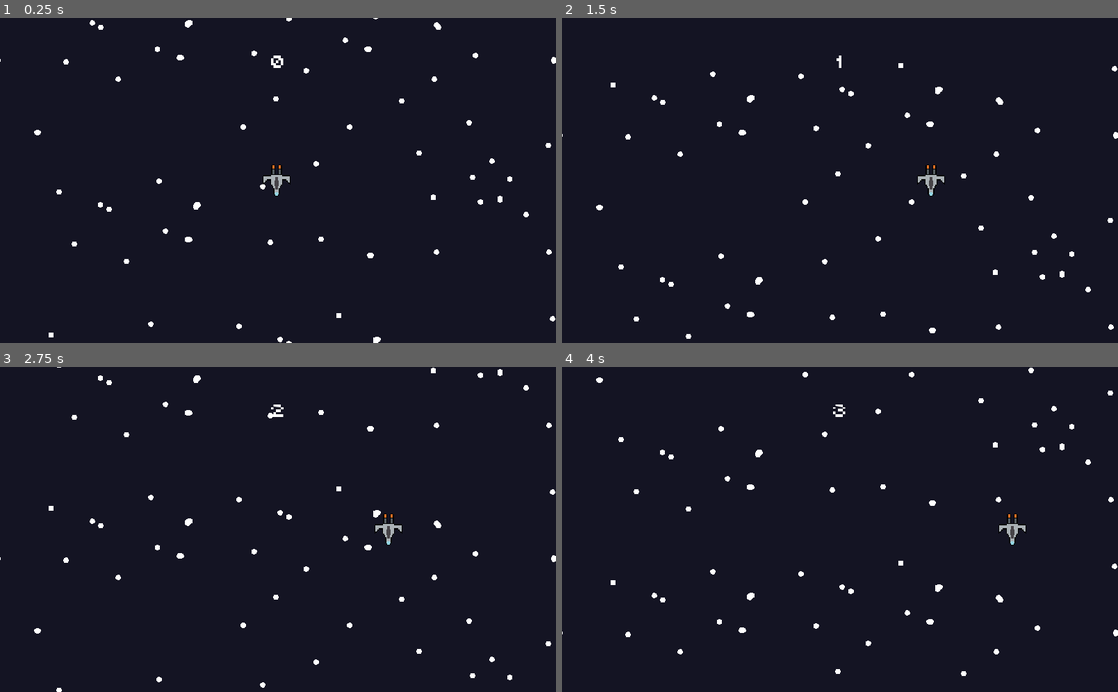
Above: before the commit, frames 1-4 (two rows, left to right).
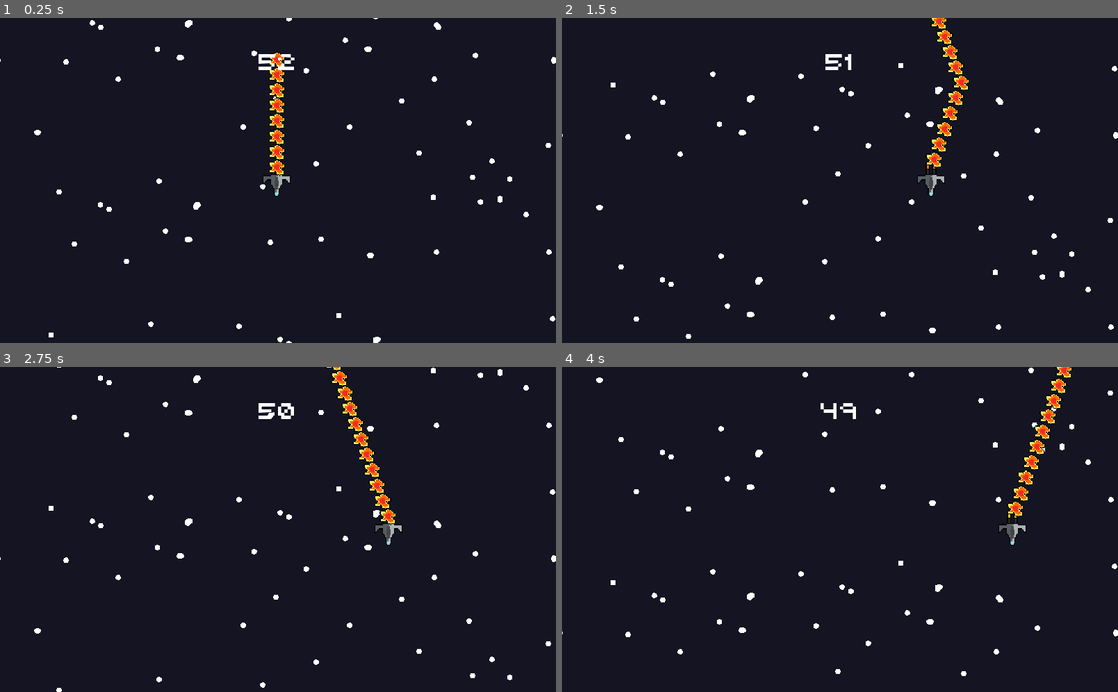
Above: after the commit, the same moments.

Repository: watdowtal/ludumdare42
Game: Godot game, scene res://Scenes/Other/World/World.tscn
Same seed, same stepped clock (60 frames per second), same inputs: the game is played once before the commit and once after it.
Inputs:
- Up to frame 1 (0.25 s): no input
- Up to frame 2 (1.5 s): hold Right (ui_right) 0.53-1.28 s; hold Left (ui_left) from 1.28 s (still down)
- Up to frame 3 (2.75 s): release Left (ui_left) at 2.03 s; hold Right (ui_right) from 2.03 s (still down)
- Up to frame 4 (4 s): release Right (ui_right) at 3.53 s; hold Left (ui_left) from 3.53 s (still down)

The runs differ from the first frame. In frame 1, 1.0% of the frame differs, in the area x 46-53%, y 10-55%; in frame 2, 1.2%; in frame 3, 1.3%, in the area x 46-72%, y 0-55%; in frame 4, 1.3%.

Commit message:
Add files via upload

Diff:
--- /dev/null
+++ b/LD42/Scenes/Other/World/Earth.gd
@@ -0,0 +1,6 @@
+extends Area2D
+
+func _process(delta):
+	for area in get_overlapping_areas():
+		if area.is_in_group("Player"):
+			get_tree().paused = true
--- a/LD42/Scenes/Other/World/World.tscn
+++ b/LD42/Scenes/Other/World/World.tscn
@@ -1,12 +1,51 @@
-[gd_scene load_steps=3 format=2]
+[gd_scene load_steps=6 format=2]
 
 [ext_resource path="res://Scenes/Player/Player.tscn" type="PackedScene" id=1]
 [ext_resource path="res://Scenes/Other/BG/ParallaxBackground.tscn" type="PackedScene" id=2]
+[ext_resource path="res://Scenes/Other/World/Earth.gd" type="Script" id=3]
+[ext_resource path="res://Scenes/Other/World/Earth.png" type="Texture" id=4]
 
-[node name="world" type="Node"]
+[sub_resource type="CapsuleShape2D" id=1]
+
+custom_solver_bias = 0.0
+radius = 156.0
+height = 812.0
+
+[node name="world" type="Node" index="0"]
 
 [node name="Player" parent="." index="0" instance=ExtResource( 1 )]
 
 position = Vector2( 510, 200 )
 
 [node name="ParallaxBackground" parent="." index="1" instance=ExtResource( 2 )]
+
+[node name="Earth" type="Area2D" parent="." index="2"]
+
+position = Vector2( 0, 45000 )
+input_pickable = true
+gravity_vec = Vector2( 0, 1 )
+gravity = 98.0
+linear_damp = 0.1
+angular_damp = 1.0
+collision_layer = 8
+collision_mask = 8
+audio_bus_override = false
+audio_bus_name = "Master"
+script = ExtResource( 3 )
+_sections_unfolded = [ "Collision", "Transform" ]
+__meta__ = {
+"_edit_group_": true
+}
+
+[node name="Sprite" type="Sprite" parent="Earth" index="0"]
+
+texture = ExtResource( 4 )
+centered = false
+_sections_unfolded = [ "Transform" ]
+
+[node name="CollisionShape2D" type="CollisionShape2D" parent="Earth" index="1"]
+
+position = Vector2( 520, 224 )
+rotation = 1.5708
+shape = SubResource( 1 )
+_sections_unfolded = [ "Transform" ]
--- a/LD42/Scenes/Player/Player.gd
+++ b/LD42/Scenes/Player/Player.gd
@@ -7,8 +7,8 @@
 var timetext
 
 func _ready():
-	time = 0
-	timetext = "0"
+	time = 52
+	timetext = "52"
 
 func _physics_process(delta):
 	movedir = move_and_slide(movedir)
@@ -27,5 +27,5 @@
 
 func _on_CountDown_timeout():
 	$CountDown.start()
-	time += 1
+	time -= 1
 	timetext = str(time)
--- a/LD42/Scenes/Player/Player.tscn
+++ b/LD42/Scenes/Player/Player.tscn
@@ -1,34 +1,108 @@
-[gd_scene load_steps=5 format=2]
+[gd_scene load_steps=13 format=2]
 
 [ext_resource path="res://Scenes/Player/Player.gd" type="Script" id=1]
-[ext_resource path="res://Scenes/Player/Sprite.png" type="Texture" id=2]
-[ext_resource path="res://UI Elements/Fonts/Boo City.ttf" type="DynamicFontData" id=3]
+[ext_resource path="res://Scenes/Player/Sprite1.png" type="Texture" id=2]
+[ext_resource path="res://Scenes/Player/Sprite2.png" type="Texture" id=3]
+[ext_resource path="res://UI Elements/Fonts/Boo City.ttf" type="DynamicFontData" id=4]
+[ext_resource path="res://Scenes/Player/Particles.png" type="Texture" id=5]
+
+[sub_resource type="SpriteFrames" id=2]
+
+animations = [ {
+"frames": [ ExtResource( 2 ), ExtResource( 3 ) ],
+"loop": true,
+"name": "default",
+"speed": 7.0
+} ]
 
 [sub_resource type="DynamicFont" id=1]
 
-size = 45
+size = 60
 use_mipmaps = false
 use_filter = false
-font_data = ExtResource( 3 )
+font_data = ExtResource( 4 )
 _sections_unfolded = [ "Font", "Settings" ]
 
-[node name="Player" type="KinematicBody2D" index="0"]
-
+[sub_resource type="Gradient" id=3]
+
+offsets = PoolRealArray( 0, 1 )
+colors = PoolColorArray( 1, 1, 1, 0, 1, 1, 1, 1 )
+
+[sub_resource type="GradientTexture" id=4]
+
+flags = 4
+gradient = SubResource( 3 )
+width = 2048
+
+[sub_resource type="Curve" id=5]
+
+min_value = 0.0
+max_value = 1.0
+bake_resolution = 100
+_data = [ Vector2( 0, 1 ), 0.0, 29.9492, 0, 0, Vector2( 0.691342, 0 ), 0.0, 0.0, 0, 0, Vector2( 1, 0 ), 0.0711229, 0.0, 0, 0 ]
+
+[sub_resource type="CurveTexture" id=6]
+
+flags = 4
+width = 2048
+curve = SubResource( 5 )
+
+[sub_resource type="ParticlesMaterial" id=7]
+
+render_priority = 0
+trail_divisor = 1
+trail_size_modifier = SubResource( 6 )
+trail_color_modifier = SubResource( 4 )
+emission_shape = 0
+flag_align_y = false
+flag_rotate_y = false
+flag_disable_z = false
+spread = 180.0
+flatness = 0.0
+gravity = Vector3( 0, 0, 0 )
+initial_velocity = 1.0
+initial_velocity_random = 0.0
+angular_velocity = 0.0
+angular_velocity_random = 0.0
+linear_accel = 0.0
+linear_accel_random = 0.0
+radial_accel = 0.0
+radial_accel_random = 0.0
+tangential_accel = 0.0
+tangential_accel_random = 0.0
+damping = 20.0
+damping_random = 0.0
+angle = 0.0
+angle_random = 0.0
+scale = 2.0
+scale_random = 0.0
+color = Color( 1, 1, 1, 1 )
+hue_variation = 0.0
+hue_variation_random = 0.0
+anim_speed = 0.0
+anim_speed_random = 0.0
+anim_offset = 0.0
+anim_offset_random = 0.0
+anim_loop = false
+_sections_unfolded = [ "Gravity", "Spread", "Trail" ]
+
+[node name="Player" type="KinematicBody2D"]
+
+z_index = 1
 input_pickable = false
 collision_layer = 2
 collision_mask = 1
 collision/safe_margin = 0.08
 script = ExtResource( 1 )
-_sections_unfolded = [ "Collision", "Transform" ]
-__meta__ = {
-"_edit_group_": true
-}
-
-[node name="Sprite" type="Sprite" parent="." index="0"]
+_sections_unfolded = [ "Collision", "Transform", "Z Index" ]
+
+[node name="Sprite" type="AnimatedSprite" parent="." index="0"]
 
 rotation = 3.14159
 scale = Vector2( 2, 2 )
-texture = ExtResource( 2 )
+frames = SubResource( 2 )
+animation = "default"
+playing = true
 _sections_unfolded = [ "Transform" ]
 
 [node name="Camera2D" type="Camera2D" parent="." index="1"]
@@ -61,15 +135,20 @@
 "_edit_lock_": true
 }
 
-[node name="HitBox" type="Area2D" parent="." index="2"]
+[node name="HitBox" type="Area2D" parent="." index="2" groups=[
+"Player",
+]]
 
 input_pickable = true
 gravity_vec = Vector2( 0, 1 )
 gravity = 98.0
 linear_damp = 0.1
 angular_damp = 1.0
+collision_layer = 8
+collision_mask = 8
 audio_bus_override = false
 audio_bus_name = "Master"
+_sections_unfolded = [ "Collision" ]
 
 [node name="CollisionShape2D" type="CollisionPolygon2D" parent="HitBox" index="0"]
 
@@ -125,4 +204,27 @@
 one_shot = false
 autostart = true
 
+[node name="Particles2D" type="Particles2D" parent="." index="5"]
+
+position = Vector2( 0, -24 )
+emitting = true
+amount = 60
+lifetime = 1.0
+one_shot = false
+preprocess = 0.0
+speed_scale = 0.5
+explosiveness = 0.0
+randomness = 0.0
+fixed_fps = 0
+fract_delta = true
+visibility_rect = Rect2( -100, -100, 200, 200 )
+local_coords = false
+draw_order = 0
+process_material = SubResource( 7 )
+texture = ExtResource( 5 )
+normal_map = null
+h_frames = 1
+v_frames = 1
+_sections_unfolded = [ "Process Material", "Textures", "Time" ]
+
 [connection signal="timeout" from="CountDown" to="." method="_on_CountDown_timeout"]
Binary file added: LD42/Scenes/Other/World/Earth.aseprite
Binary file added: LD42/Scenes/Other/World/Earth.png
Not shown, added: LD42/Scenes/Other/World/Earth.png.import
Binary file added: LD42/Scenes/Player/Particles.aseprite
Binary file added: LD42/Scenes/Player/Particles.png
Not shown, added: LD42/Scenes/Player/Particles.png.import
Binary file added: LD42/Scenes/Player/Sprite1.png
Not shown, added: LD42/Scenes/Player/Sprite1.png.import
Binary file added: LD42/Scenes/Player/Sprite2.png
Not shown, added: LD42/Scenes/Player/Sprite2.png.import
